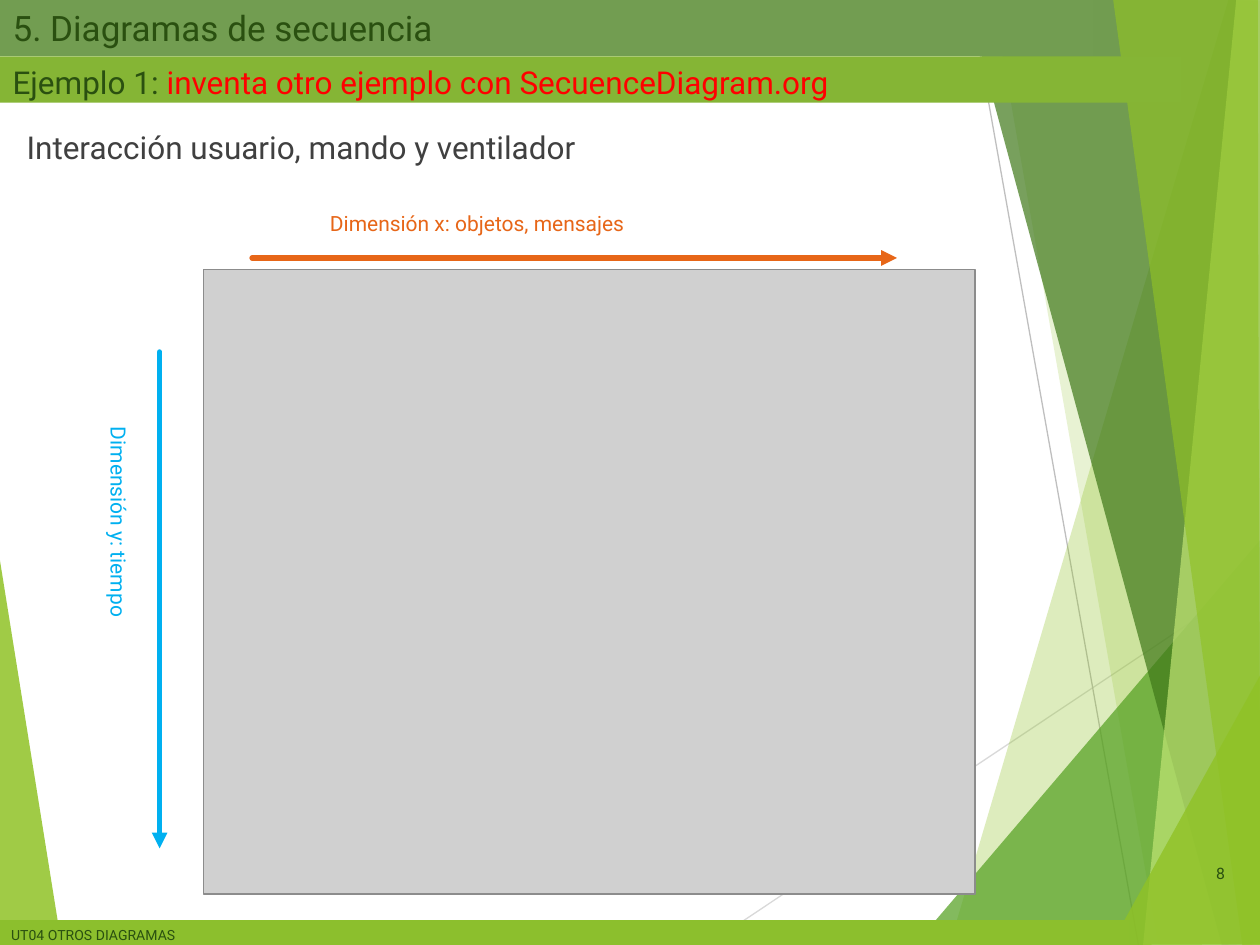
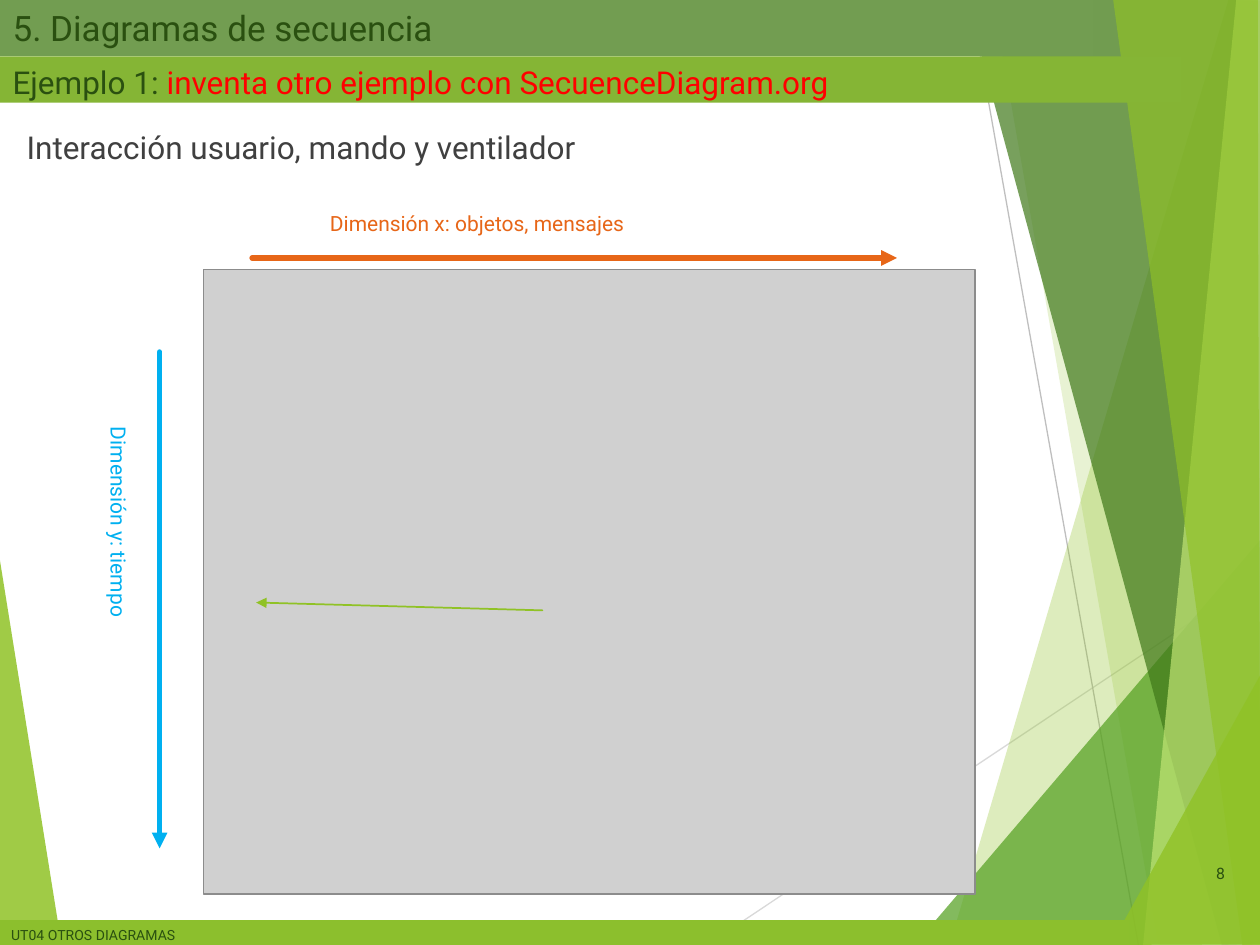
Before and after one commit to miGUITel/ED, a slide deck: slide 8 of 00 PRESENTACIONES compartida alumnos/ED02b - Diagramas de comportamiento SEA.pptx. Drawn at 1260x945 pixels with LibreOffice and Linux fonts; fonts in the diff are those of the drawing; grey boxes stand for pictures; background and template pictures are left out. Boxes give left, top, right and bottom in pixels: in the first picture for what was removed or moved away, otherwise in the second. Text is boxed around its words. In the diff, an @@ line names an element or a change of style, - is before the commit and + after.

```diff
--- a/00 PRESENTACIONES compartida alumnos/ED02b - Diagramas de comportamiento SEA.pptx
+++ b/00 PRESENTACIONES compartida alumnos/ED02b - Diagramas de comportamiento SEA.pptx
@@ arrow added from (542, 610) to (256, 602), #90C226 1 pt @@
```
Also in this commit, not shown: 3 other slides changed, 1 slide added, 5 other files.
